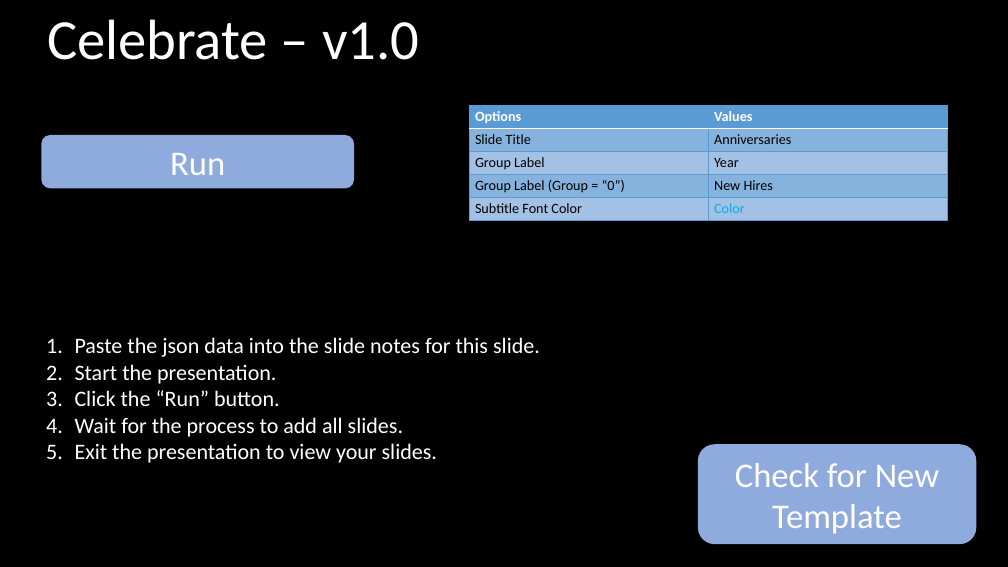
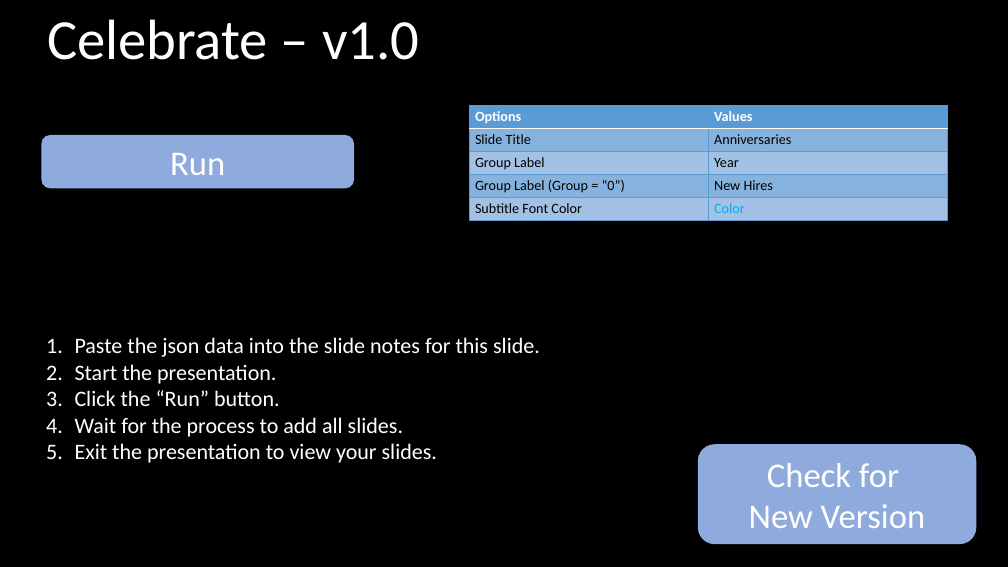
Before and after one commit to swhitley/Celebrate, a slide deck: slide 1 of Celebrate-v1.0.pptm. Drawn at 1008x567 pixels with LibreOffice and Linux fonts; fonts in the diff are those of the drawing. Boxes give left, top, right and bottom in pixels: in the first picture for what was removed or moved away, otherwise in the second. Text is boxed around its words. In the diff, an @@ line names an element or a change of style, - is before the commit and + after.

```diff
--- a/Celebrate-v1.0.pptm
+++ b/Celebrate-v1.0.pptm
@@ text in rounded rectangle at (749, 463, 926, 528): text changed @@
-Check for New Template
+Check for
+New Version
```
Also in this commit, not shown: 1 other file.
